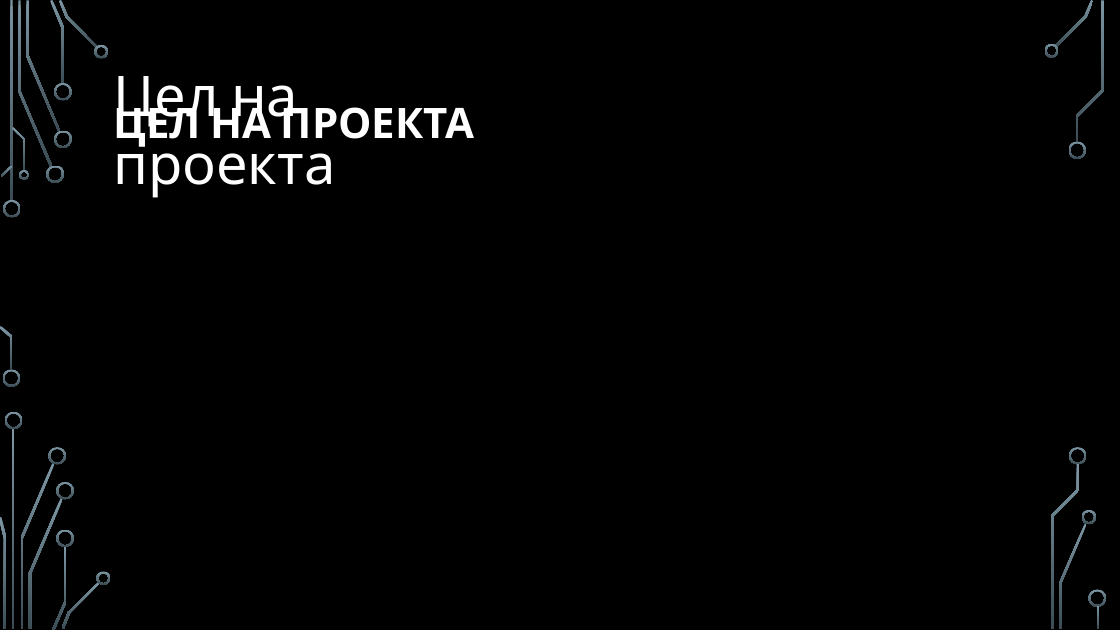
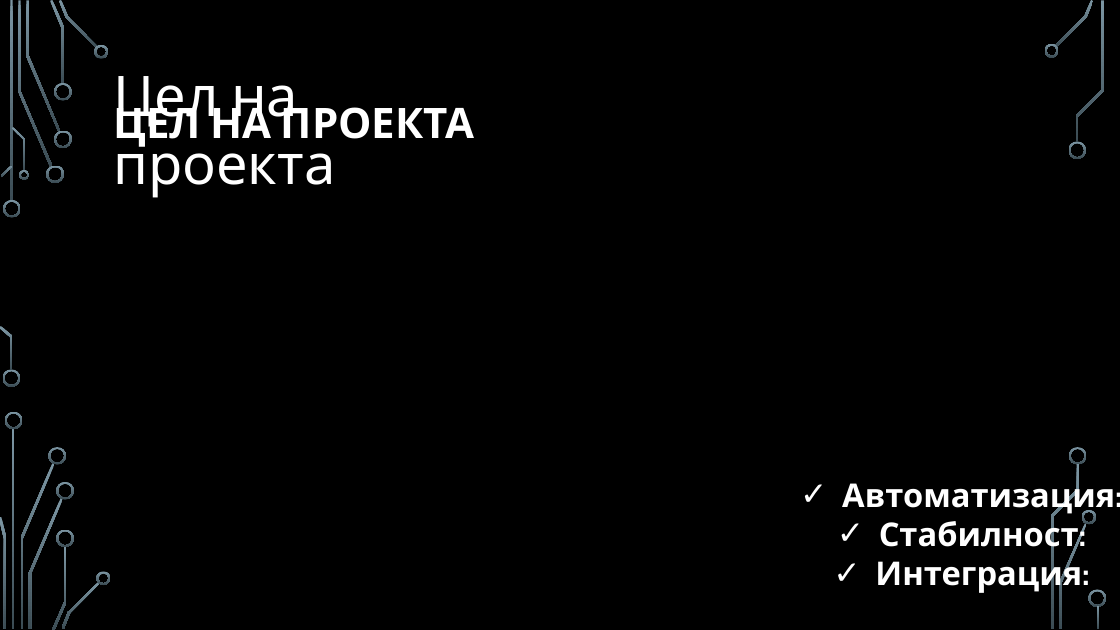
Before and after one commit to pgee-dzi2024/ThemeSP_2613, a slide deck: slide 2 of DR/защита.pptx. Drawn at 1120x630 pixels with LibreOffice and Linux fonts; fonts in the diff are those of the drawing; background and template pictures are left out. Boxes give left, top, right and bottom in pixels: in the first picture for what was removed or moved away, otherwise in the second. Text is boxed around its words. In the diff, an @@ line names an element or a change of style, - is before the commit and + after.

```diff
--- a/DR/защита.pptx
+++ b/DR/защита.pptx
@@ text added at <box>842,477,1115,595</box>, 28 pt, text #FFFFFF, bold @@
+✓ Автоматизация:
+✓ Стабилност:
+✓ Интеграция:
```
Also in this commit, not shown: 4 other slides changed, 2 slides added, 1 slide removed, 2 other files.
